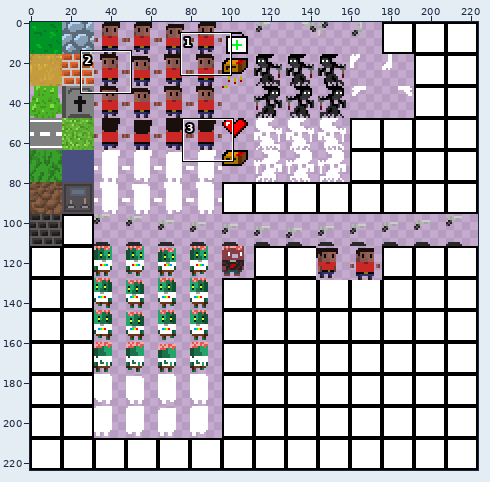
One commit to this sprite sheet: game_01/res/spritesheet.png. Above, an overview of the earlier version with the close-up marked.
Close-up. The starting point:
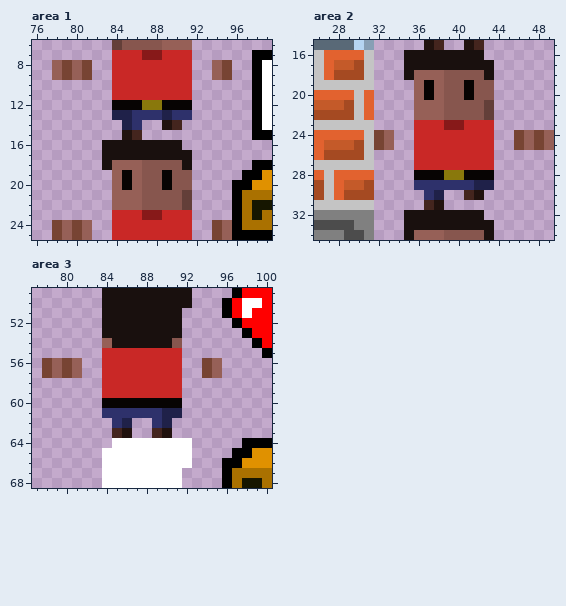
The file is 224x224 pixels. Pixels under 10% opacity are left out. Colours within 5 levels of each other are drawn and written as one. Shown: area 1: x 76..99, y 6..25; area 2: x 26..49, y 15..34; area 3: x 77..100, y 49..68. The commit also changed other parts of the picture, which this record leaves out.
The result:
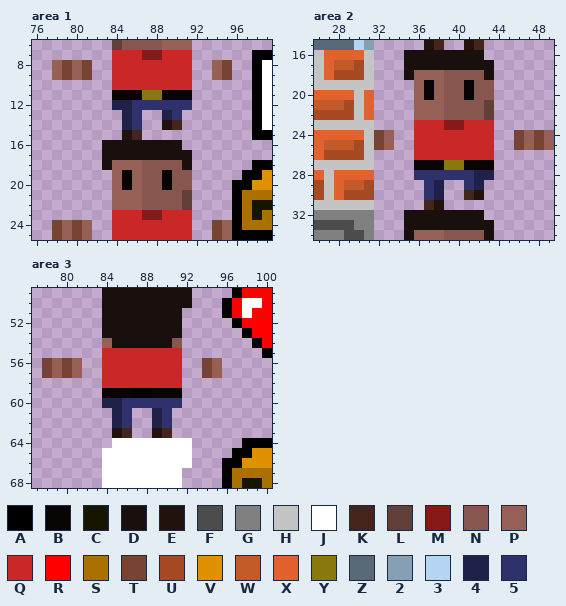
Palette (. is transparent): A #000000  B #070403  C #161600  D #19100e  E #21120e  F #4c4c4c  G #808080  H #c4c4c4  J #ffffff  K #44251e  L #633f39  M #871919  N #87564e  P #966057  Q #c92826  R #ff0000  S #aa7100  T #774433  U #a54a22  V #e09100  W #c45a29  X #e2622f  Y #89780c  Z #596977  2 #879fb5  3 #b5d5f2  4 #1f2149  5 #2e316b
The edit:
Area 1:
Colour 4 replaces colour B in row 12 at x 84 to 85.
Colour 5 replaces colour B in row 12 at x 86 and 89 to 91.
Colour 5 replaces colour Y in row 12 at x 87 to 88.
Colour B replaces colour Q in row 11 at x 84 to 86 and 89 to 91.
Colour Y replaces colour Q in row 11 at x 87 to 88.
Colour 4 is gone in row 13 at x 84.
Colour 5 is gone in row 13 at x 87 to 88 and 91.
Area 2:
Colour 4 replaces colour 5 in row 29 at x 38.
Colour 4 replaces colour B in row 28 at x 42 to 43.
Colour 5 replaces colour B in row 28 at x 36 to 38 and 41.
Colour 5 replaces colour Y in row 28 at x 39 to 40.
Colour B replaces colour Q in row 27 at x 36 to 38 and 41 to 43.
Colour Y replaces colour Q in row 27 at x 39 to 40.
Colour 4 is gone in row 29 at x 43.
Colour 5 is gone in row 29 at x 36 and 39 to 40.
Area 3:
Colour 4 replaces colour 5 in rows 61 to 62 at x 85 and 89.
Colour 4 replaces colour B in row 60 at x 84 to 85.
Colour 5 replaces colour 4 in row 61 at x 90; in row 62 at x 86 and 90.
Colour 5 replaces colour B in row 60 at x 86 to 91.
Colour A replaces colour Q in row 59 at x 87 to 88.
Colour B replaces colour Q in row 59 at x 84 to 86 and 89 to 91.
Colour E replaces colour K in row 63 at x 85 and 89.
Colour K replaces colour E in row 63 at x 86 and 90.
Colour 4 is gone in row 61 at x 91.
Colour 5 is gone in row 61 at x 84 and 87 to 88.
